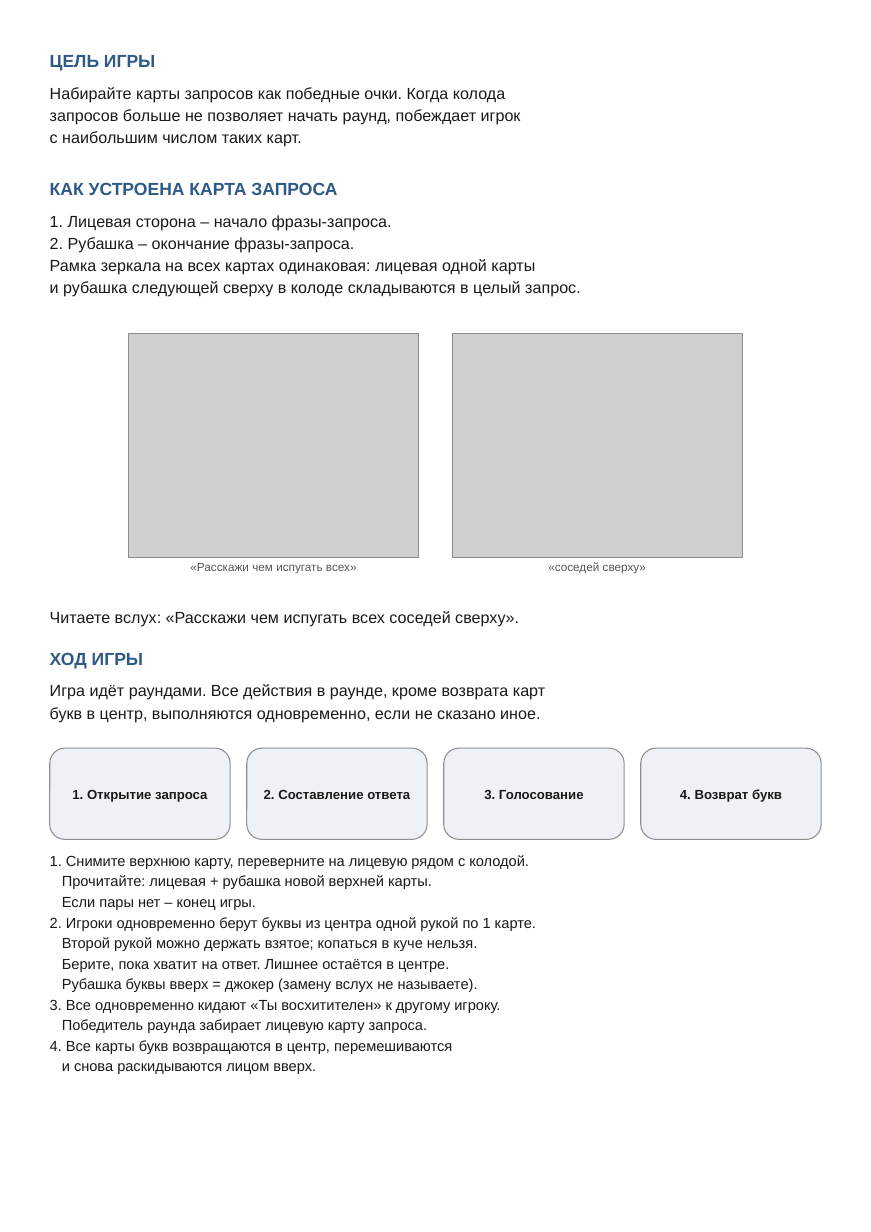
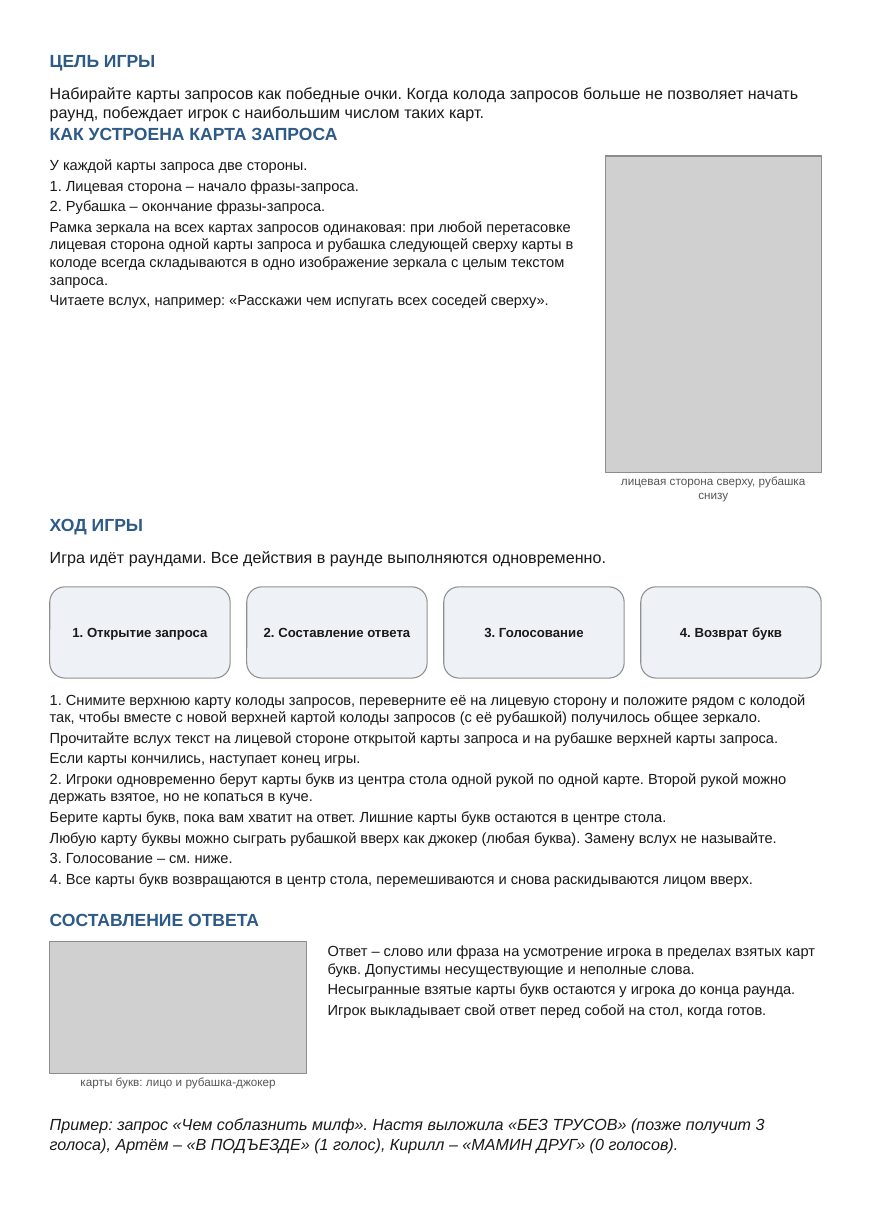
Before and after one commit to Tanion37/svet-moy-zerkalce, a slide deck: slide 2 of output/svet-moy-zerkalce-rules.pptx. Drawn at 871x1232 pixels with LibreOffice and Linux fonts; fonts in the diff are those of the drawing; grey boxes stand for pictures. Boxes give left, top, right and bottom in pixels: in the first picture for what was removed or moved away, otherwise in the second. Text is boxed around its words. In the diff, an @@ line names an element or a change of style, - is before the commit and + after.

```diff
--- a/output/svet-moy-zerkalce-rules.pptx
+++ b/output/svet-moy-zerkalce-rules.pptx
@@ text at (x1=50, y1=87, x2=798, y2=122): text changed @@
-Набирайте карты запросов как победные очки. Когда колода
-запросов больше не позволяет начать раунд, побеждает игрок
-с наибольшим числом таких карт.
+Набирайте карты запросов как победные очки. Когда колода запросов больше не позволяет начать раунд, побеждает игрок с наибольшим числом таких карт.
@@ text "КАК УСТРОЕНА КАРТА ЗАПРОСА" moved from (x1=50, y1=182, x2=337, y2=195) to (x1=50, y1=127, x2=337, y2=140) @@
@@ text at (x1=50, y1=159, x2=308, y2=173): paragraph added @@
+У каждой карты запроса две стороны.
@@ text "У каждой карты запроса две ..." moved from (x1=50, y1=215, x2=581, y2=297) to (x1=50, y1=159, x2=574, y2=308) @@
@@ picture added at (x1=606, y1=156, x2=821, y2=472) @@
@@ text at (x1=50, y1=180, x2=358, y2=214): size 11 to 10 pt in "1. Лицевая сторона – начало фразы-запроса.", "2. Рубашка – окончание фразы-запроса." @@
@@ text at (x1=50, y1=221, x2=574, y2=308): text changed; size 11 to 10 pt @@
-Рамка зеркала на всех картах одинаковая: лицевая одной карты
-и рубашка следующей сверху в колоде складываются в целый запрос.
+Рамка зеркала на всех картах запросов одинаковая: при любой перетасовке лицевая сторона одной карты запроса и рубашка следующей сверху карты в колоде всегда складываются в одно изображение зеркала с целым текстом запроса.
+Читаете вслух, например: «Расскажи чем испугать всех соседей сверху».
@@ picture removed at (x1=128, y1=333, x2=419, y2=557) @@
@@ picture removed at (x1=452, y1=333, x2=743, y2=557) @@
@@ text added at (x1=621, y1=476, x2=806, y2=502), 8 pt, text #555555 @@
+лицевая сторона сверху, рубашка снизу
@@ text "ХОД ИГРЫ" moved from (x1=50, y1=652, x2=143, y2=669) to (x1=50, y1=518, x2=143, y2=535) @@
@@ text at (x1=50, y1=551, x2=606, y2=566): text changed @@
-Игра идёт раундами. Все действия в раунде, кроме возврата карт
-букв в центр, выполняются одновременно, если не сказано иное.
+Игра идёт раундами. Все действия в раунде выполняются одновременно.
@@ text removed at (x1=190, y1=563, x2=357, y2=574) @@
-«Расскажи чем испугать всех»
@@ text removed at (x1=548, y1=562, x2=646, y2=574) @@
-«соседей сверху»
@@ 4 rounded rectangles moved together from (x1=50, y1=748, x2=820, y2=839) to (x1=50, y1=587, x2=820, y2=678) @@
@@ text removed at (x1=50, y1=611, x2=519, y2=627) @@
-Читаете вслух: «Расскажи чем испугать всех соседей сверху».
@@ text at (x1=50, y1=694, x2=806, y2=887): text changed @@
-1. Снимите верхнюю карту, переверните на лицевую рядом с колодой.
-Прочитайте: лицевая + рубашка новой верхней карты.
-Если пары нет – конец игры.
-2. Игроки одновременно берут буквы из центра одной рукой по 1 карте.
-Второй рукой можно держать взятое; копаться в куче нельзя.
-Берите, пока хватит на ответ. Лишнее остаётся в центре.
-Рубашка буквы вверх = джокер (замену вслух не называете).
-3. Все одновременно кидают «Ты восхитителен» к другому игроку.
-Победитель раунда забирает лицевую карту запроса.
-4. Все карты букв возвращаются в центр, перемешиваются
-и снова раскидываются лицом вверх.
+1. Снимите верхнюю карту колоды запросов, переверните её на лицевую сторону и положите рядом с колодой так, чтобы вместе с новой верхней картой колоды запросов (с её рубашкой) получилось общее зеркало.
+Прочитайте вслух текст на лицевой стороне открытой карты запроса и на рубашке верхней карты запроса.
+Если карты кончились, наступает конец игры.
+2. Игроки одновременно берут карты букв из центра стола одной рукой по одной карте. Второй рукой можно держать взятое, но не копаться в куче.
+Берите карты букв, пока вам хватит на ответ. Лишние карты букв остаются в центре стола.
+Любую карту буквы можно сыграть рубашкой вверх как джокер (любая буква). Замену вслух не называйте.
+3. Голосование – см. ниже.
+4. Все карты букв возвращаются в центр стола, перемешиваются и снова раскидываются лицом вверх.
@@ text added at (x1=50, y1=913, x2=259, y2=926), 12 pt, text #2E5A88, bold @@
+СОСТАВЛЕНИЕ ОТВЕТА
@@ picture added at (x1=50, y1=942, x2=306, y2=1073) @@
@@ text added at (x1=328, y1=945, x2=815, y2=1018), 10 pt, text #1A1A1A @@
+Ответ – слово или фраза на усмотрение игрока в пределах взятых карт букв. Допустимы несуществующие и неполные слова.
+Несыгранные взятые карты букв остаются у игрока до конца раунда.
+Игрок выкладывает свой ответ перед собой на стол, когда готов.
@@ text added at (x1=80, y1=1077, x2=276, y2=1089), 8 pt, text #555555 @@
+карты букв: лицо и рубашка-джокер
@@ text added at (x1=50, y1=1118, x2=765, y2=1154), 11 pt, text #1A1A1A, italic @@
+Пример: запрос «Чем соблазнить милф». Настя выложила «БЕЗ ТРУСОВ» (позже получит 3 голоса), Артём – «В ПОДЪЕЗДЕ» (1 голос), Кирилл – «МАМИН ДРУГ» (0 голосов).
```
Also in this commit, not shown: 1 other slide changed, 2 slides added, 2 slides removed, 15 other files.
